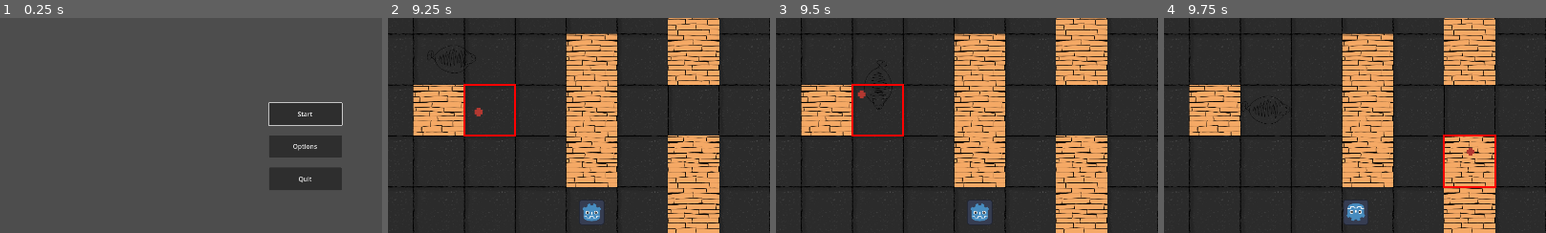
Above: before the commit, frames 1-4 (left to right).
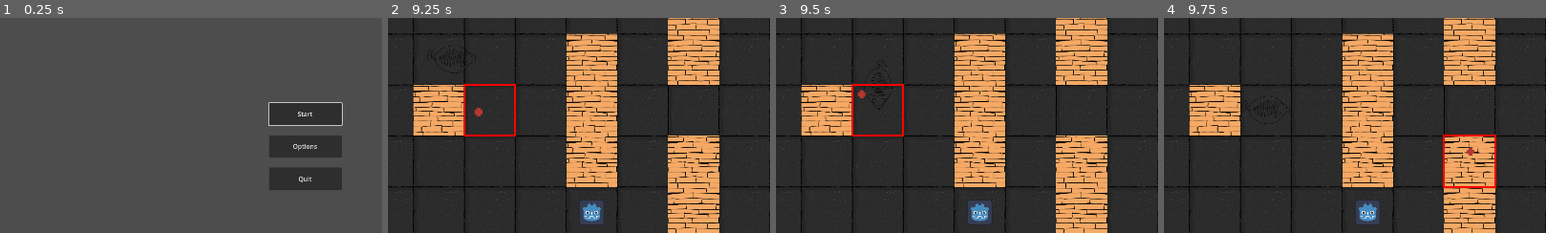
Above: after the commit, the same moments.

Repository: MatthieuD134/project-gwj63
Game: Godot game, scene res://menus/main_menu.tscn
Same seed, same stepped clock (60 frames per second), same inputs: the game is played once before the commit and once after it.
Inputs (mouse positions are % of the whole screen's width and height, from its top left):
- Up to frame 1 (0.25 s): no input
- Up to frame 2 (9.25 s): click "Start" at 0.5 s; tap Enter (ui_accept) at 1.25, 1.52, 2, 2.27, 2.75, 3.5, 3.77, 4.52, 5.27, 5.75, 6.5, 6.77, 7.52, 8.27 s; move the mouse to (45, 70) at 1.27 s; press the mouse at (45, 70) at 1.28 s; hold Up (ui_up) 1.28-2.78 s; move the mouse to (80, 65) at 2.02 s; release the mouse at (80, 65) at 2.03 s; click (80, 65) at 2.1 s; move the mouse to (20, 35) at 2.77 s; press the mouse at (20, 35) at 2.78 s; hold Left (ui_left) 2.78-4.28 s; move the mouse to (55, 50) at 3.52 s; release the mouse at (55, 50) at 3.53 s; click (55, 50) at 3.6 s; move the mouse to (35, 25) at 4.27 s; press the mouse at (35, 25) at 4.28 s; hold Down (ui_down) 4.28-5.03 s; move the mouse to (72, 45) at 5.02 s; release the mouse at (72, 45) at 5.03 s; hold Right (ui_right) 5.03-5.78 s; click (72, 45) at 5.1 s; move the mouse to (30, 55) at 5.77 s; press the mouse at (30, 55) at 5.78 s; hold Up (ui_up) 5.78-6.53 s; move the mouse to (60, 28) at 6.52 s; release the mouse at (60, 28) at 6.53 s; hold Right (ui_right) 6.53-8.78 s; click (60, 28) at 6.6 s; move the mouse to (45, 70) at 7.27 s; press the mouse at (45, 70) at 7.28 s; move the mouse to (80, 65) at 8.02 s; release the mouse at (80, 65) at 8.03 s; click (80, 65) at 8.1 s; move the mouse to (20, 35) at 8.77 s; press the mouse at (20, 35) at 8.78 s; hold Down (ui_down) from 8.78 s (still down)
- Up to frame 3 (9.5 s): keep holding Down (ui_down)
- Up to frame 4 (9.75 s): move the mouse to (55, 50) at 9.52 s; release Down (ui_down) at 9.53 s; release the mouse at (55, 50) at 9.53 s; hold Left (ui_left) from 9.53 s (still down); click (55, 50) at 9.6 s
The pictures show only the part of the screen within x 10-60%, y 20-70%; the shares and areas given below are measured in that part.

Frames 1-3 are identical in both runs. In frame 4, 0.9% of the frame differs, in the area x 47-57%, y 84-96%.

Commit message:
link player to chasers to handle hidden state

Diff:
--- a/entities/unit/player/player.gd
+++ b/entities/unit/player/player.gd
@@ -1,8 +1,9 @@
 class_name Player
 extends Unit
 
-
-@onready var is_hidden : bool = false
+@onready var _is_hidden : bool = false
+# whenever an enemy starts chasing the player, they are being added to the array
+@onready var chasers: Array[Enemy] = []
 
 # Called when the node enters the scene tree for the first time.
 func _ready():
@@ -13,3 +14,21 @@
 # Called every frame. 'delta' is the elapsed time since the previous frame.
 func _process(delta):
 	super(delta)
+
+# the player is being chased only when it has chasers in the array
+func is_being_chased() -> bool:
+	return self.chasers.size() > 0
+
+# function to be used to hide player, only hides if not being chased
+func hide_self() -> void:
+	if not self._is_hidden and not is_being_chased():
+		self._is_hidden = true
+
+# function to be used to unhide player
+func unhide_self() -> void:
+	if self.is_hidden:
+		self._is_hidden = false
+
+# getter function to avoid using the variable directly
+func is_hidden():
+	return self._is_hidden
